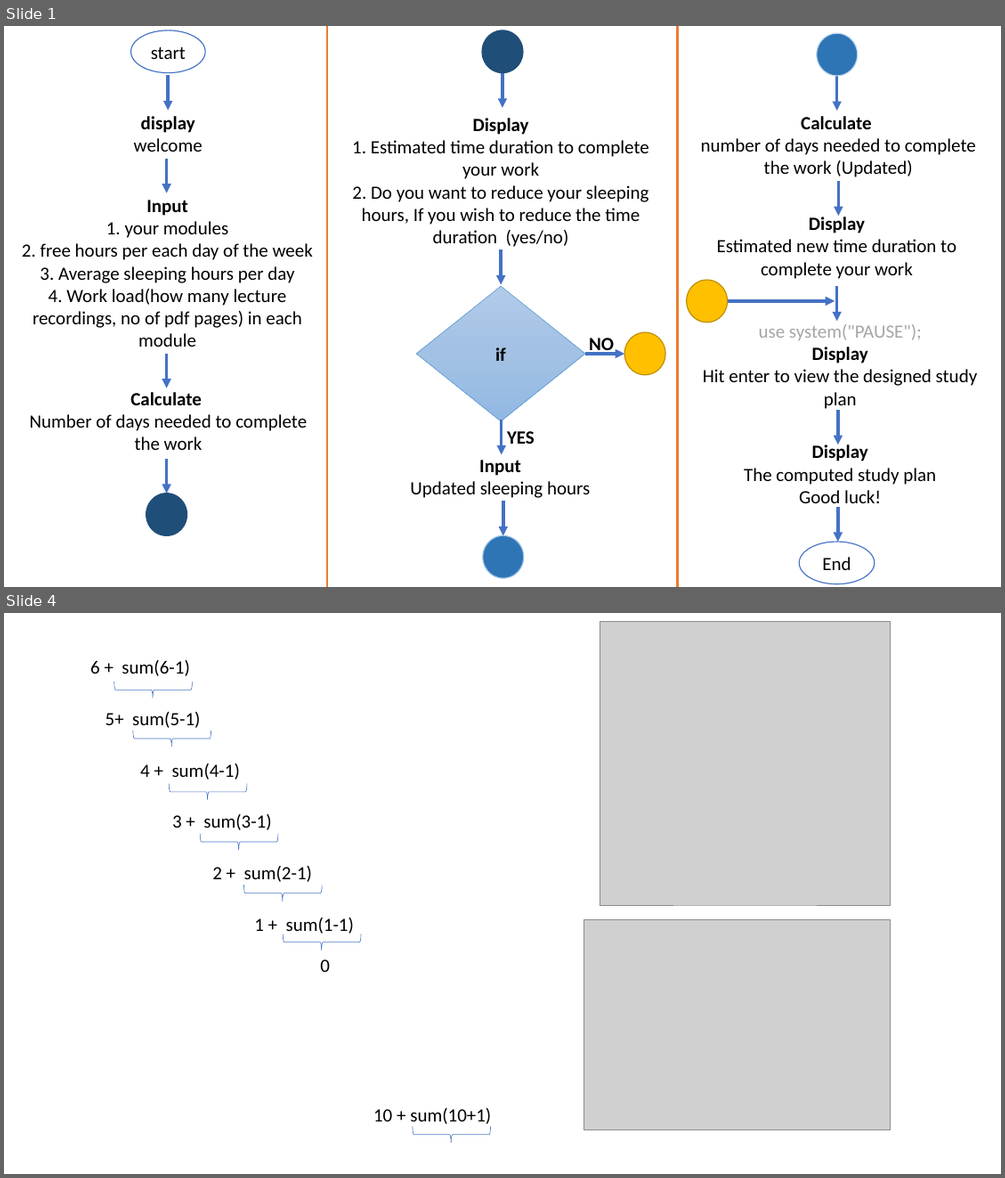
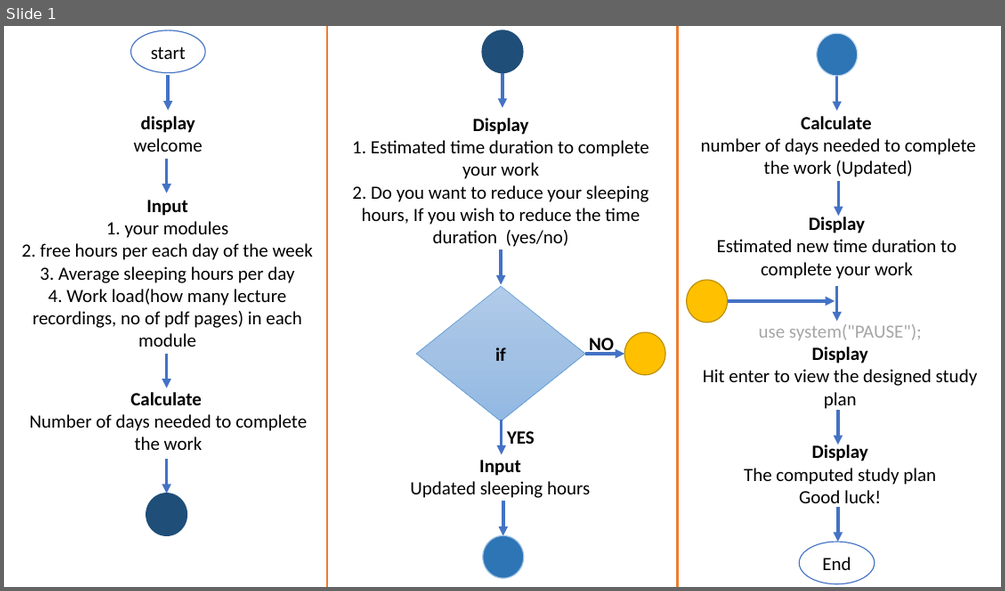
Before and after one commit to ntsachira/Mini_project_1, a slide deck: Basic flow.pptx. Shown one above the other, each under a label of ours: slides 1 and 4 before the commit, slide 1 after it; the slides between them are not shown. The pictures are 1005x1178 and 1005x591 pixels, drawn with LibreOffice and Linux fonts; fonts in the diff are those of the drawing; grey boxes stand for pictures. Boxes give left, top, right and bottom in pixels: in the first picture for what was removed or moved away, otherwise in the second. Text is boxed around its words. In the diff, an @@ line names an element or a change of style, - is before the commit and + after.

```diff
--- a/Basic flow.pptx
+++ b/Basic flow.pptx
@@ slide 4 removed at (4,613,1001,1174), background #FFFFFF @@
@@ picture removed at (600,621,890,905) @@
@@ text removed at (90,660,189,676) @@
-6 + sum(6-1)
@@ left brace removed at (114,682,193,698) @@
@@ text removed at (105,712,200,728) @@
-5+ sum(5-1)
@@ left brace removed at (133,730,211,747) @@
@@ text removed at (140,763,240,779) @@
-4 + sum(4-1)
@@ left brace removed at (170,784,247,800) @@
@@ text removed at (172,814,271,830) @@
-3 + sum(3-1)
@@ left brace removed at (200,834,278,850) @@
@@ text removed at (212,866,312,882) @@
-2 + sum(2-1)
@@ left brace removed at (244,884,322,900) @@
@@ text removed at (254,917,354,933) @@
-1 + sum(1-1)
@@ picture removed at (583,919,890,1130) @@
@@ left brace removed at (283,933,361,950) @@
@@ text removed at (320,959,330,972) @@
-0
@@ text removed at (373,1108,491,1127) @@
-10 + sum(10+1)
@@ left brace removed at (413,1126,491,1143) @@
```
Also in this commit, not shown: 1 slide changed, 3 other slides removed.
